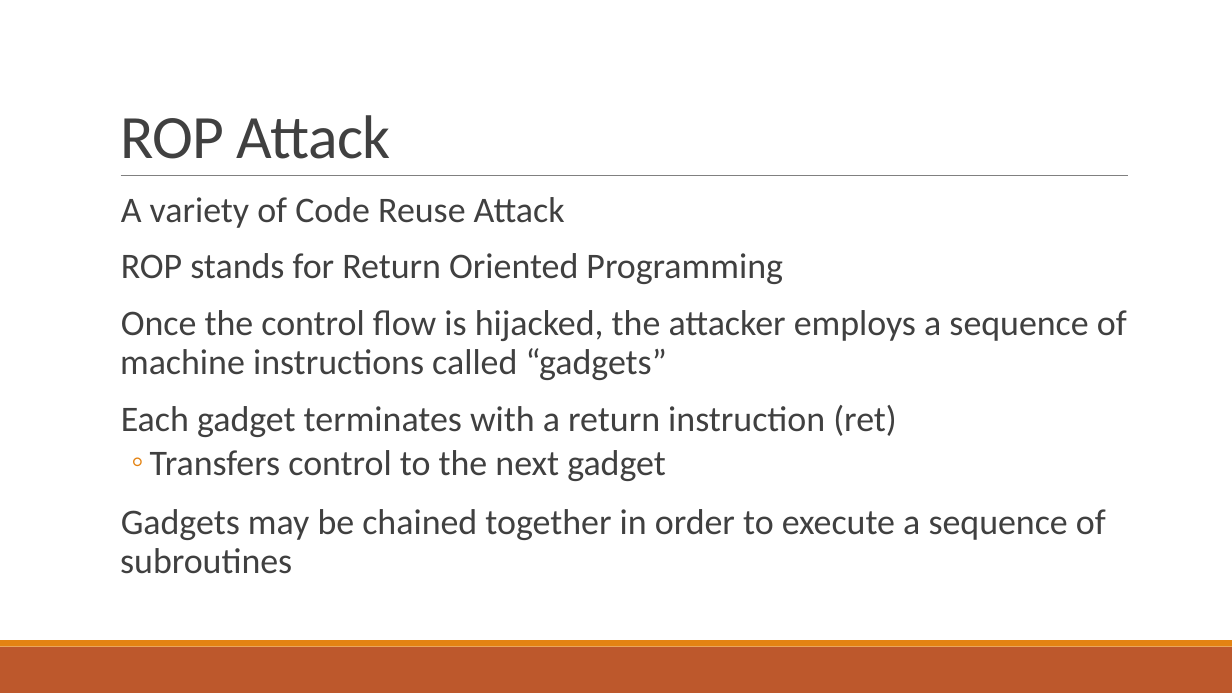
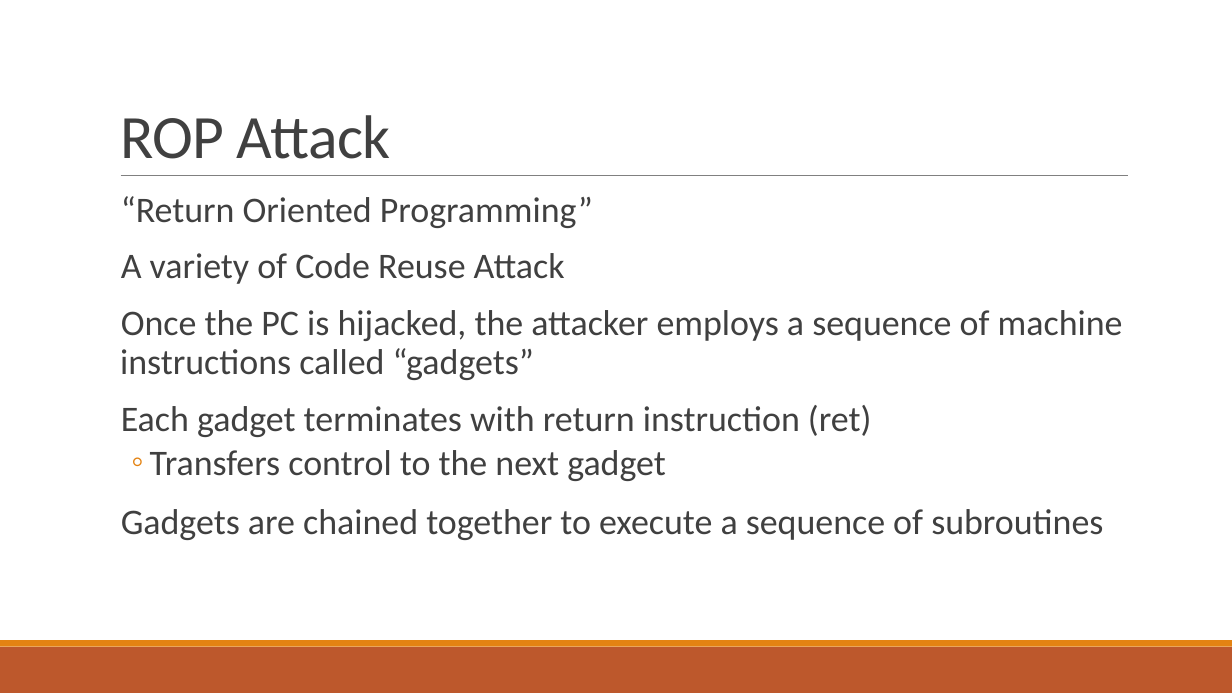
Before and after one commit to bretafinley/coop, a slide deck: slide 5 of COOP.pptx. Drawn at 1232x693 pixels with LibreOffice and Linux fonts; fonts in the diff are those of the drawing. Boxes give left, top, right and bottom in pixels: in the first picture for what was removed or moved away, otherwise in the second. Text is boxed around its words. In the diff, an @@ line names an element or a change of style, - is before the commit and + after.

```diff
--- a/COOP.pptx
+++ b/COOP.pptx
@@ text at box(121, 196, 593, 228): paragraph added @@
+  “Return Oriented Programming”
@@ text at box(120, 310, 1123, 437): text changed @@
-  ROP stands for Return Oriented Programming
-  Once the control flow is hijacked, the attacker employs a sequence of machine instructions called “gadgets”
-  Each gadget terminates with a return instruction (ret)
+  Once the PC is hijacked, the attacker employs a sequence of machine instructions called “gadgets”
+  Each gadget terminates with return instruction (ret)
@@ text at box(121, 509, 1103, 540): text changed @@
-  Gadgets may be chained together in order to execute a sequence of subroutines
+  Gadgets are chained together to execute a sequence of subroutines
```
Also in this commit, not shown: 32 other slides changed.
